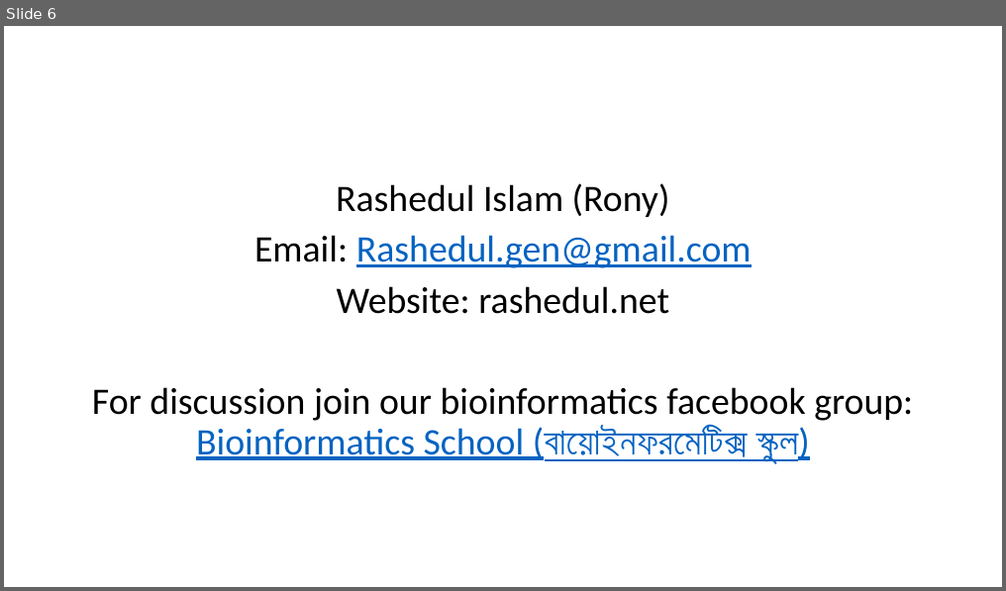
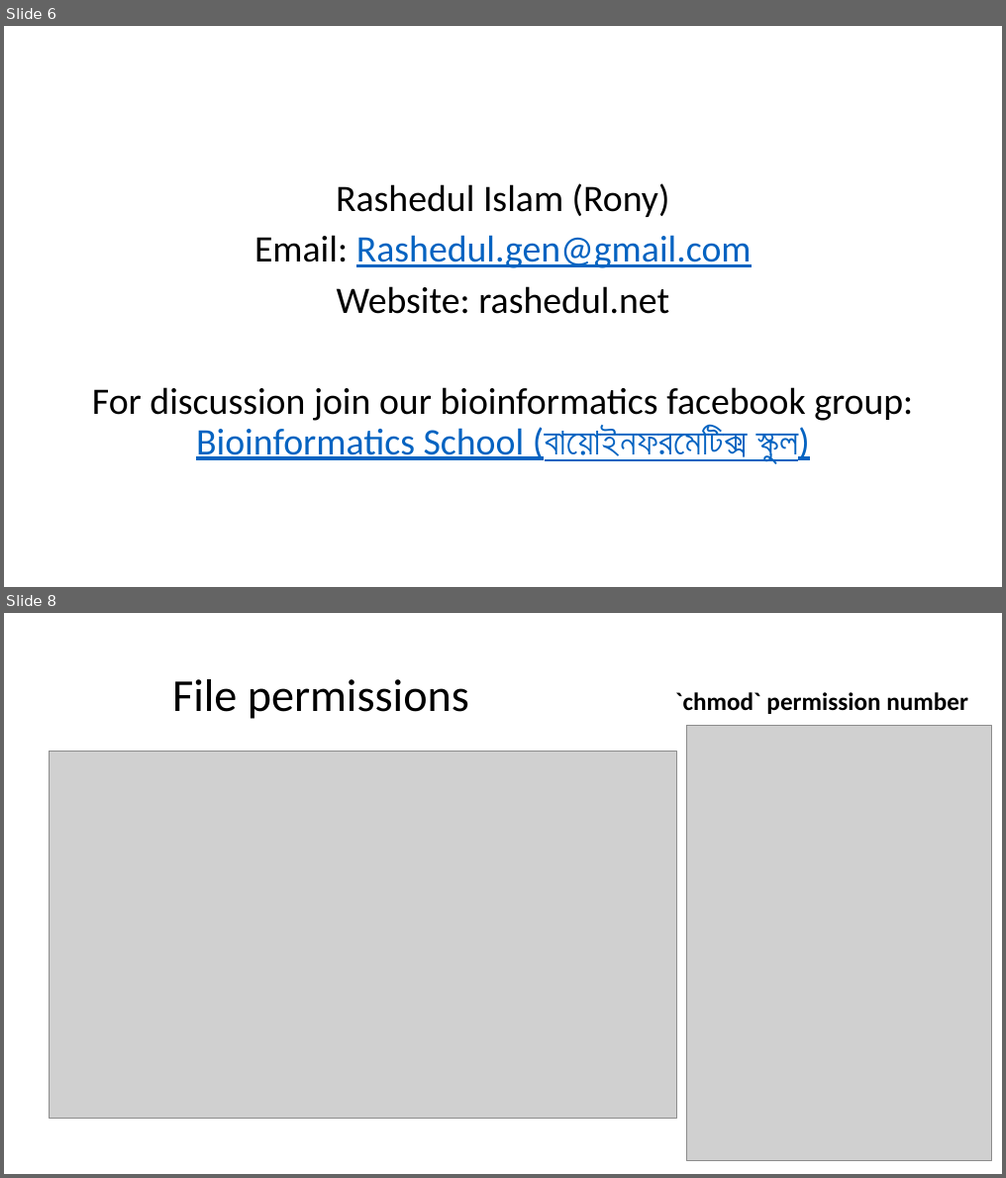
Before and after one commit to Rashedul/Linux-for-Genomics-Bangla-Tutorial, a slide deck: files/slides.pptx. Shown one above the other, each under a label of ours: slide 6 before the commit, slides 6 and 8 after it; the slides between them are not shown. The pictures are 1006x591 and 1006x1178 pixels, drawn with LibreOffice and Linux fonts; fonts in the diff are those of the drawing; grey boxes stand for pictures. Boxes give left, top, right and bottom in pixels: in the first picture for what was removed or moved away, otherwise in the second. Text is boxed around its words. In the diff, an @@ line names an element or a change of style, - is before the commit and + after.

```diff
--- a/files/slides.pptx
+++ b/files/slides.pptx
@@ slide 8 added at (4, 613, 1002, 1174), background #FFFFFF @@
@@ title added at (172, 679, 469, 719), 44 pt, text #000000 @@
+File permissions
@@ text added at (675, 692, 968, 714), 24 pt, text #000000, bold @@
+`chmod` permission number
@@ picture added at (687, 725, 991, 1161) @@
@@ picture added at (50, 752, 677, 1118) @@
```
Also in this commit, not shown: 1 slide changed, 1 other slide added, 1 other file.
